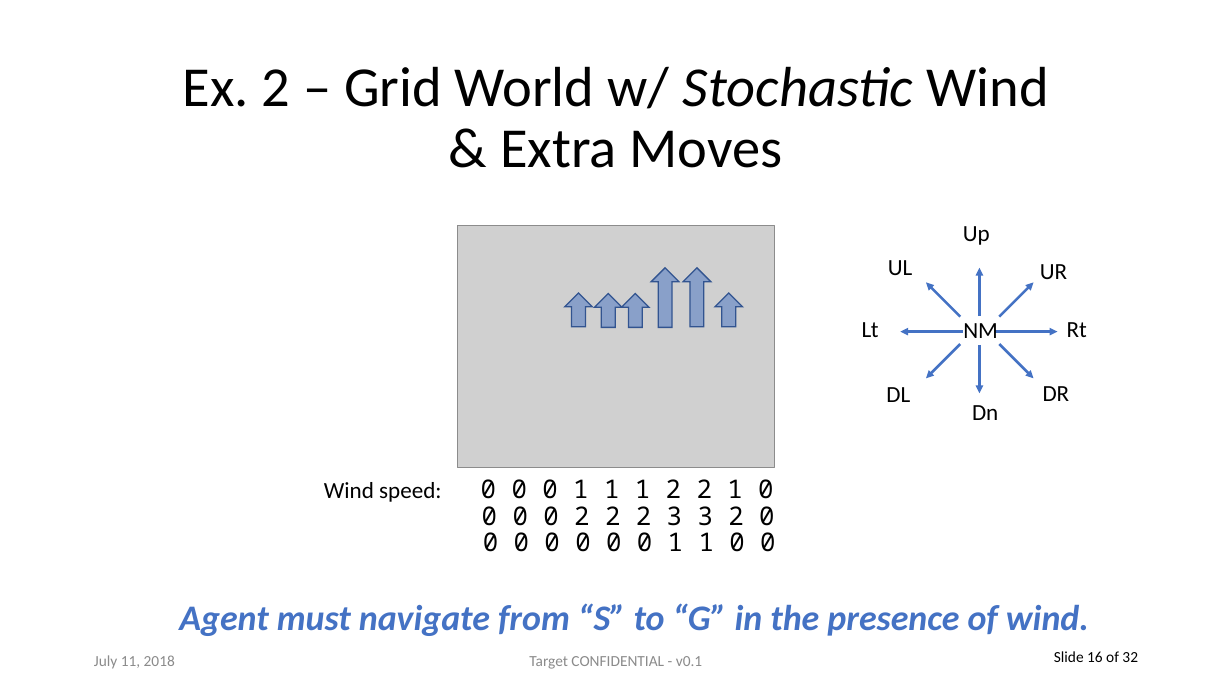
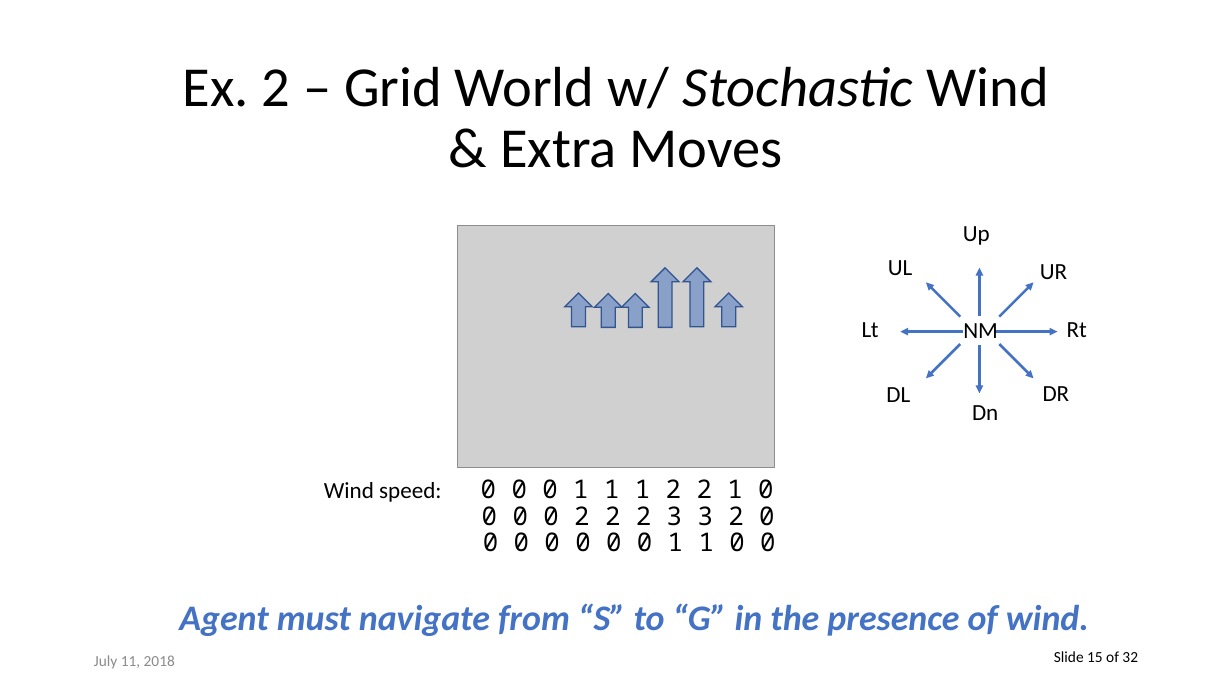
Before and after one commit to capn-freako/haskell-rl, a slide deck: slide 15 of GPI_Announce.pptx (slide 16 before the commit). Drawn at 1232x693 pixels with LibreOffice and Linux fonts; fonts in the diff are those of the drawing; grey boxes stand for pictures. Boxes give left, top, right and bottom in pixels: in the first picture for what was removed or moved away, otherwise in the second. Text is boxed around its words. In the diff, an @@ line names an element or a change of style, - is before the commit and + after.

```diff
--- a/GPI_Announce.pptx
+++ b/GPI_Announce.pptx
@@ text removed at (529, 656, 702, 669) @@
-Target CONFIDENTIAL - v0.1
@@ text at (1054, 651, 1138, 662): text changed @@
-Slide 16 of 32
+Slide 15 of 32
```
Also in this commit, not shown: 28 other slides changed, 3 slides removed, 45 other files.
